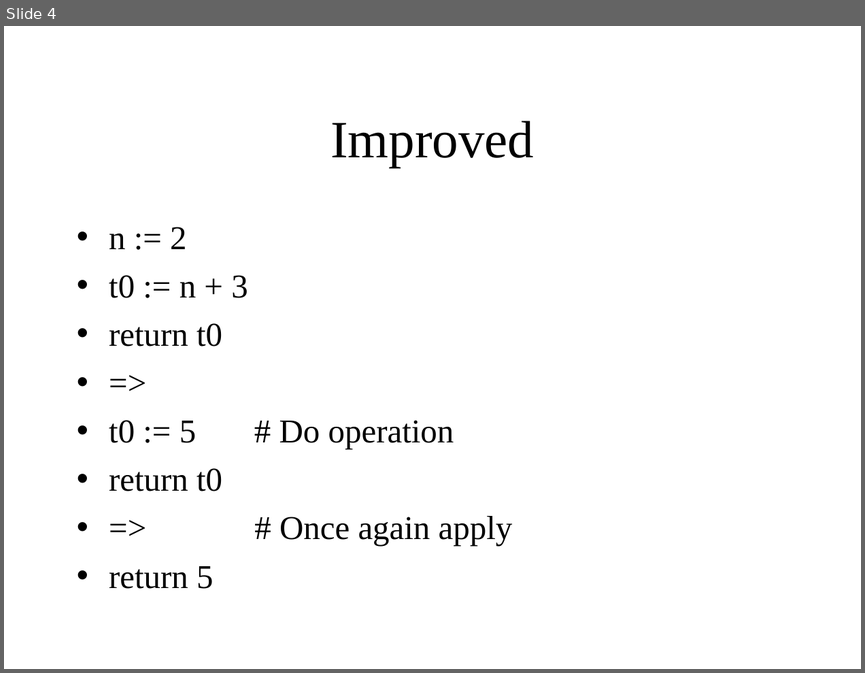
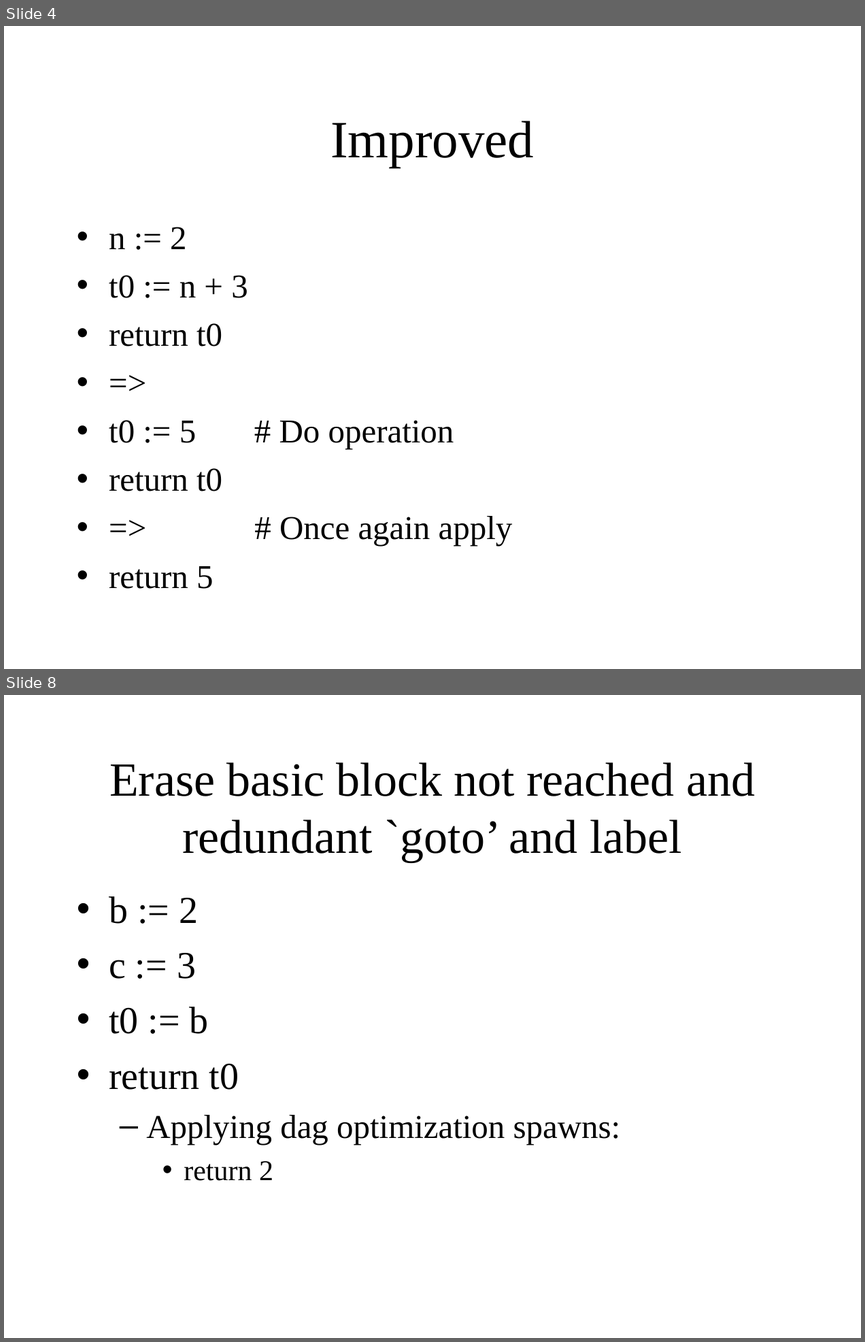
Before and after one commit to KeiHasegawa/hcc1_doc_ppt, a slide deck: 07_opt_imp_e.ppt. Shown one above the other, each under a label of ours: slide 4 before the commit, slides 4 and 8 after it; the slides between them are not shown. The pictures are 865x673 and 865x1342 pixels, drawn with LibreOffice and Linux fonts; fonts in the diff are those of the drawing. Boxes give left, top, right and bottom in pixels: in the first picture for what was removed or moved away, otherwise in the second. Text is boxed around its words. In the diff, an @@ line names an element or a change of style, - is before the commit and + after.

```diff
--- a/07_opt_imp_e.ppt
+++ b/07_opt_imp_e.ppt
@@ slide 8 added at (4, 695, 861, 1338), background #FFFFFF @@
@@ title added at (109, 762, 755, 862), 40 pt, text #000000 @@
+Erase basic block not reached and redundant `goto’ and label
@@ text added at (109, 896, 621, 1181), 28 pt, text #000000 @@
+• b := 2
+• c := 3
+• t0 := b
+• return t0
+  – Applying dag optimization spawns:
+    • return 2
```
Also in this commit, not shown: 1 slide changed, 3 other slides added, 3 other files.
